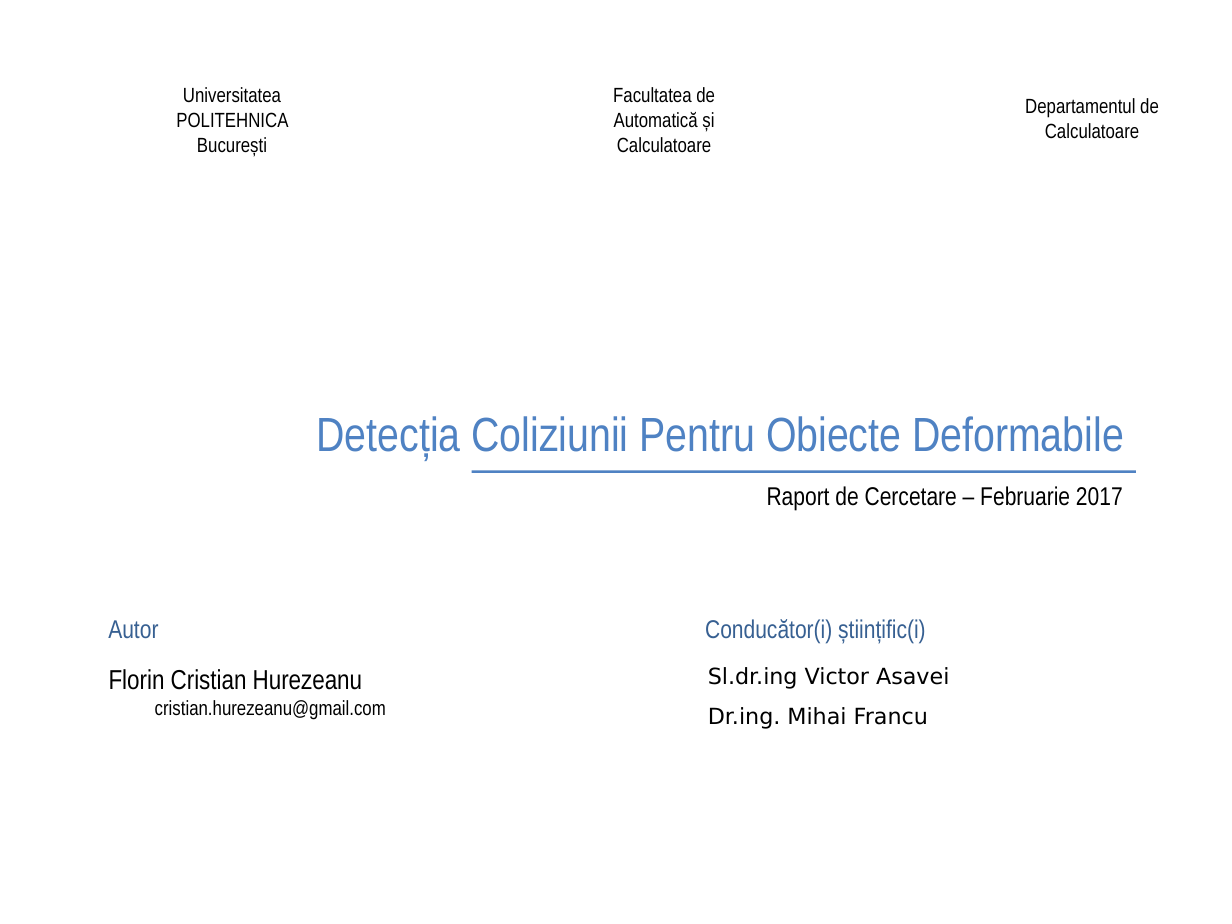
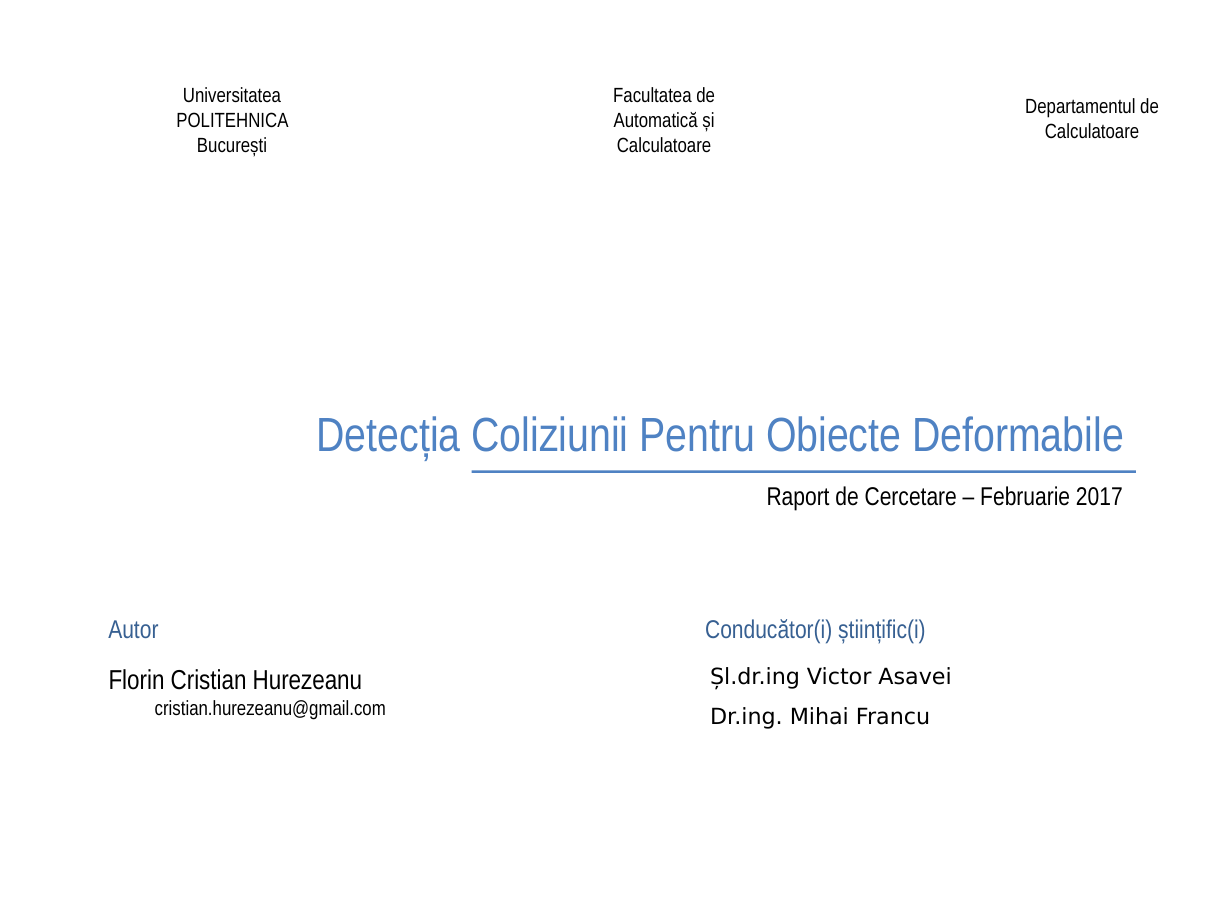
Before and after one commit to Tureyz/test, a slide deck: slide 1 of presentation/master-presentation-ro.odp. Drawn at 1232x924 pixels with LibreOffice and Linux fonts; fonts in the diff are those of the drawing; background and template pictures are left out. Boxes give left, top, right and bottom in pixels: in the first picture for what was removed or moved away, otherwise in the second. Text is boxed around its words. In the diff, an @@ line names an element or a change of style, - is before the commit and + after.

```diff
--- a/presentation/master-presentation-ro.odp
+++ b/presentation/master-presentation-ro.odp
@@ text at <box>710,667,951,690</box>: text changed @@
-Sl.dr.ing Victor Asavei
+Șl.dr.ing Victor Asavei
@@ text at <box>710,707,930,729</box>: indent changed @@
```
Also in this commit, not shown: 4 other slides changed, 1 slide added, 1 slide removed, 31 other files.
